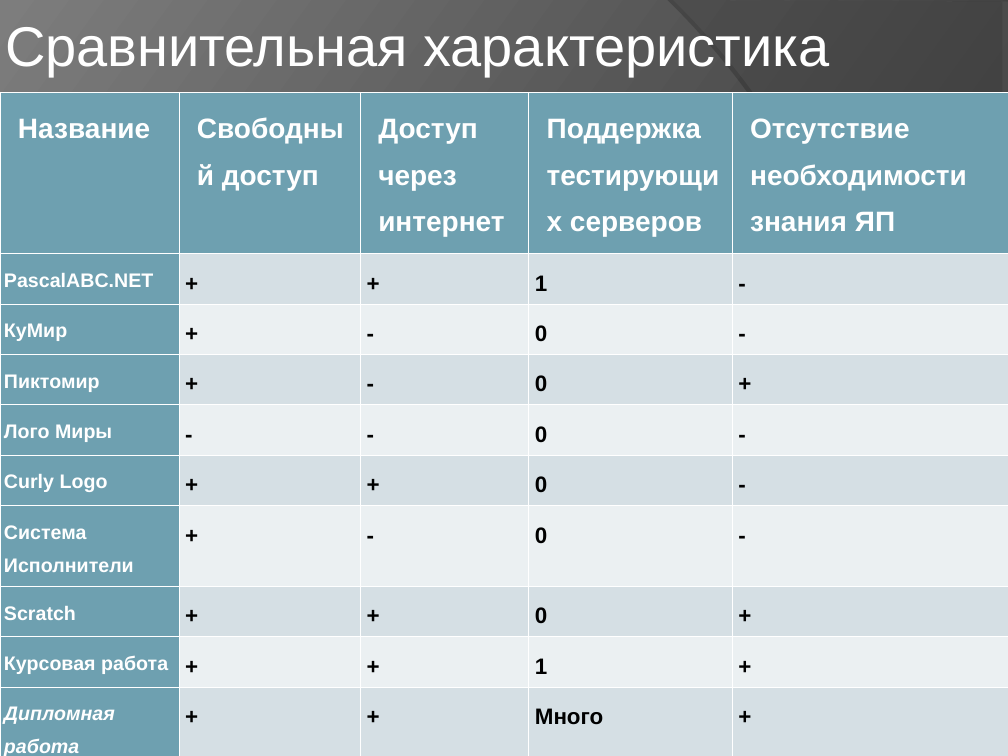
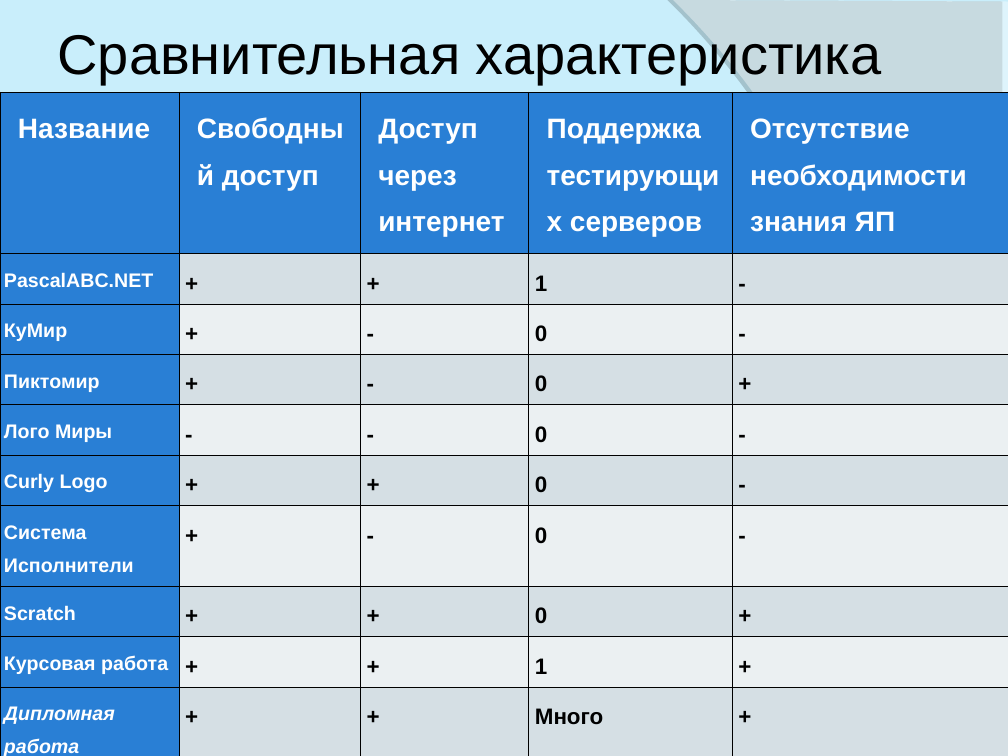
Before and after one commit to elvslv/DiplomaReport, a slide deck: slide 5 of C8503A_Vasilyeva_presentation.ppt. Drawn at 1008x756 pixels with LibreOffice and Linux fonts; fonts in the diff are those of the drawing. Boxes give left, top, right and bottom in pixels: in the first picture for what was removed or moved away, otherwise in the second. Text is boxed around its words. In the diff, an @@ line names an element or a change of style, - is before the commit and + after.

```diff
--- a/C8503A_Vasilyeva_presentation.ppt
+++ b/C8503A_Vasilyeva_presentation.ppt
@@ background gradient #242424 to #7D7D7D to #00B0F0 at 21% opacity @@
@@ title "Сравнительная характеристика": place and size @@
-title "Сравнительная характеристика" at [5, 27, 829, 75]
+title "Сравнительная характеристика" at [58, 35, 882, 84]
@@ title "Сравнительная характеристика" at [58, 35, 882, 84]: text colour #FFFFFF to #000000 @@
@@ freeform shape at [673, 0, 1008, 756]: fill #595959 at 40% opacity to #FFFFFF at 40% opacity @@
@@ table at [0, 92, 1008, 756] @@
@@ fill #6EA0B0 to #297FD5 in 14 cells @@
@@ borders changed @@
@@ freeform shape at [0, 524, 1008, 756]: fill #7C7C7C at 45% opacity to #FFFFFF at 45% opacity @@
```
Also in this commit, not shown: 23 other slides changed, 1 other file.
